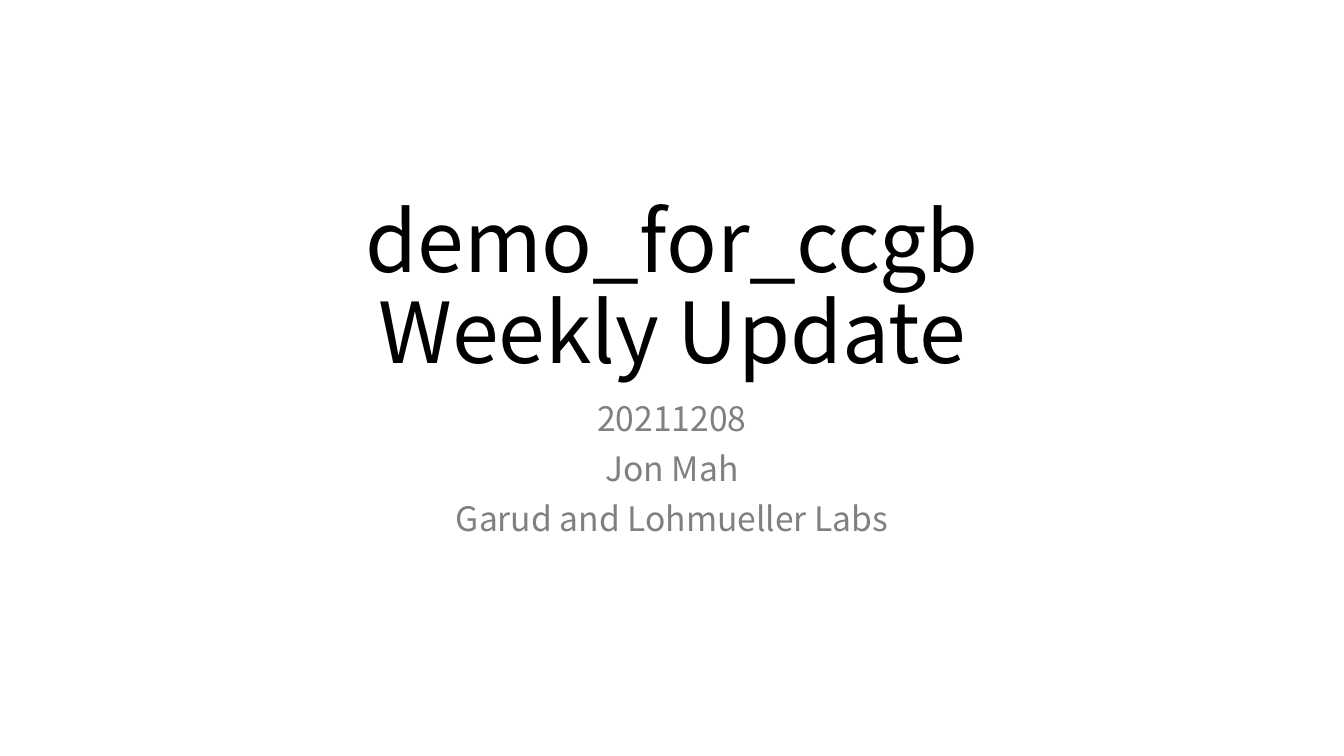
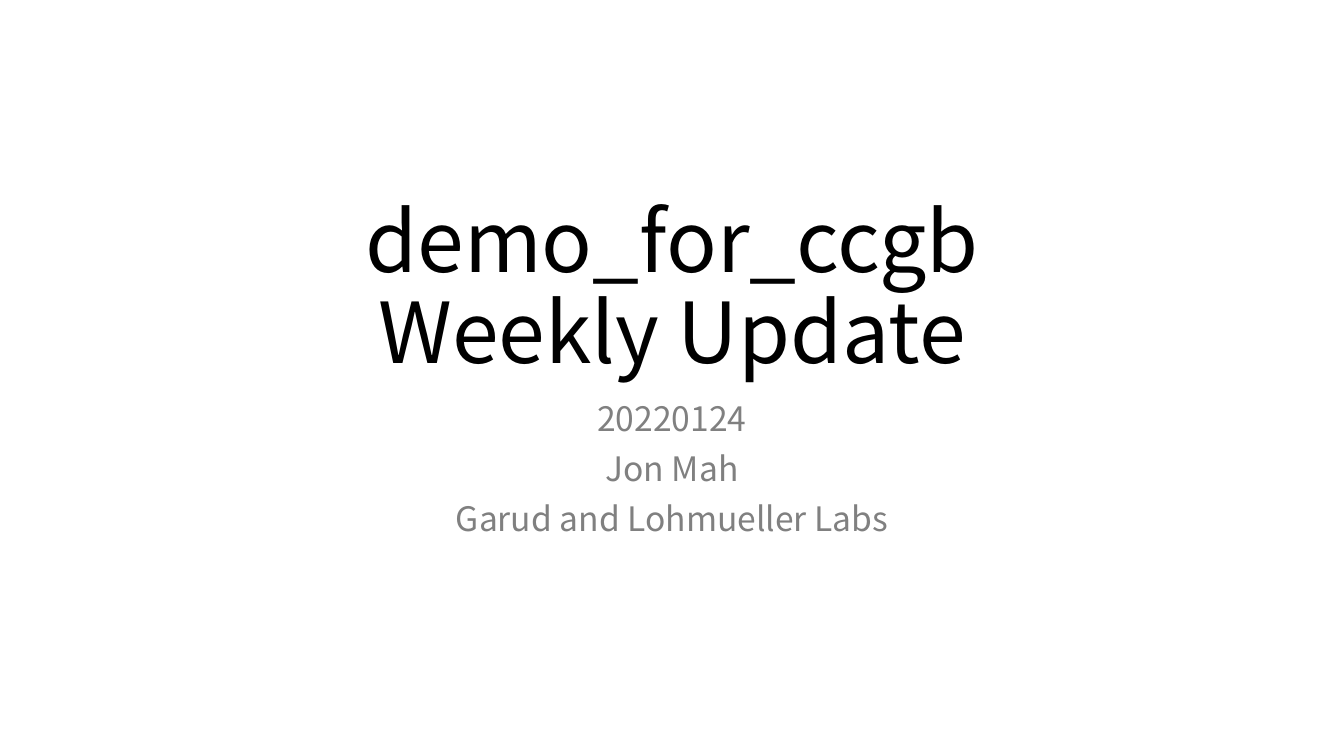
Before and after one commit to jon-mah/demo_for_ccgb, a slide deck: slide 1 of Summary/20220105_microbiome_demographic_slides.pptx. Drawn at 1344x756 pixels with LibreOffice and Linux fonts; fonts in the diff are those of the drawing. Boxes give left, top, right and bottom in pixels: in the first picture for what was removed or moved away, otherwise in the second. Text is boxed around its words. In the diff, an @@ line names an element or a change of style, - is before the commit and + after.

```diff
--- a/Summary/20220105_microbiome_demographic_slides.pptx
+++ b/Summary/20220105_microbiome_demographic_slides.pptx
@@ subtitle at box(597, 406, 746, 432): text changed @@
-20211208
+20220124
```
Also in this commit, not shown: 4 other files.
